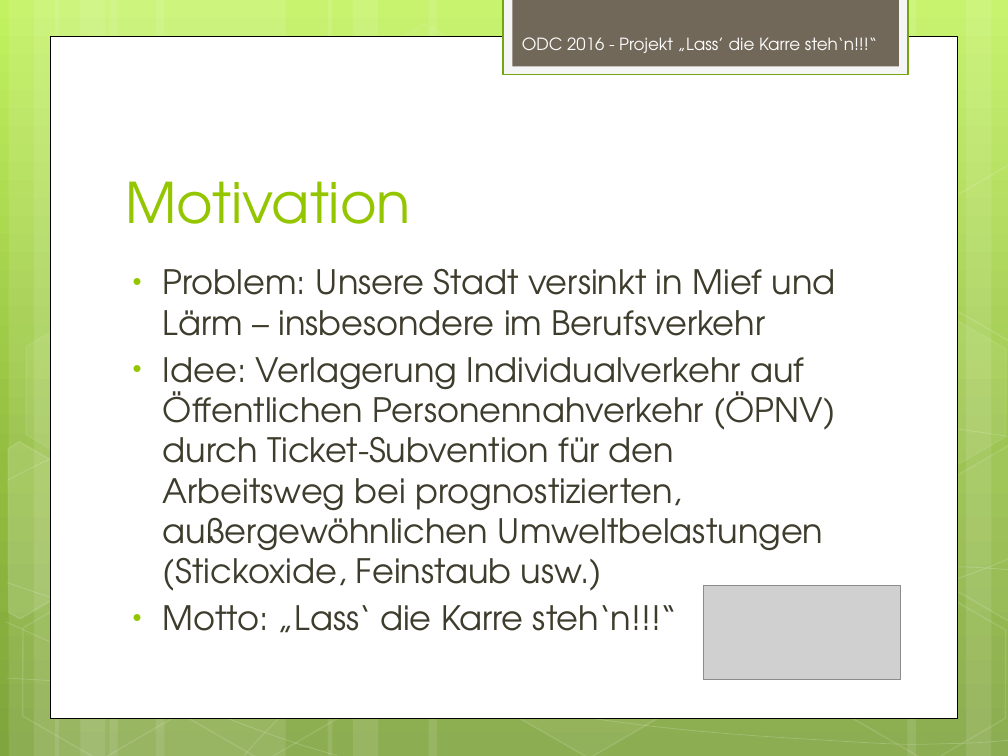
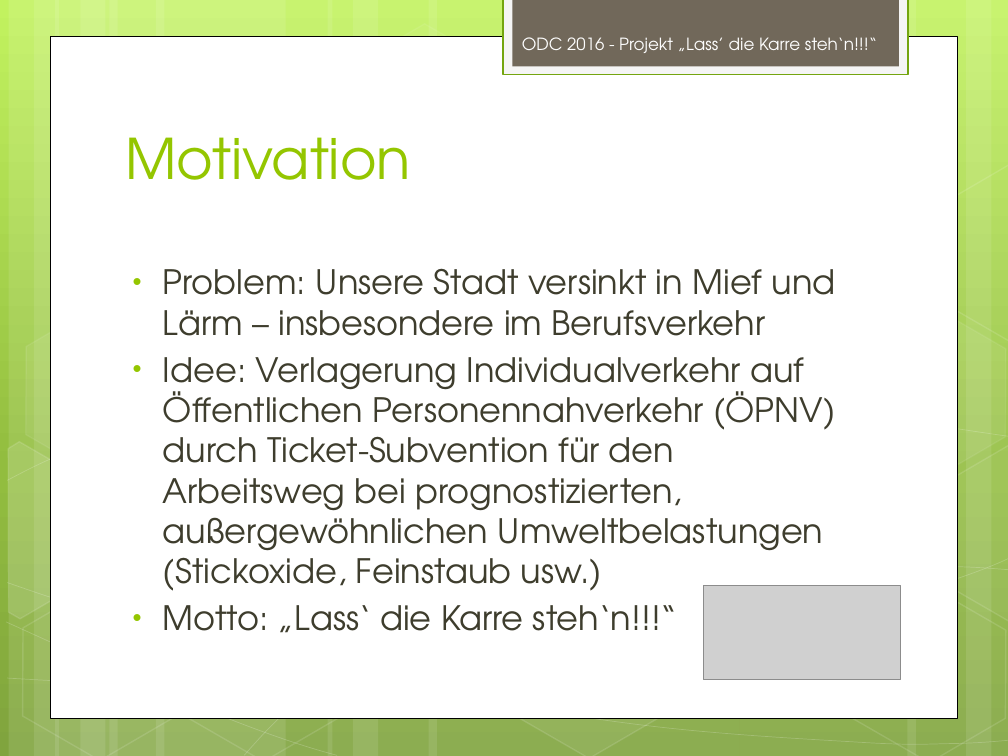
Before and after one commit to frankdressel/open-data-crunch-2016, a slide deck: slide 2 of branding/OpenDataCrunch.pptx. Drawn at 1008x756 pixels with LibreOffice and Linux fonts; fonts in the diff are those of the drawing; grey boxes stand for pictures. Boxes give left, top, right and bottom in pixels: in the first picture for what was removed or moved away, otherwise in the second. Text is boxed around its words. In the diff, an @@ line names an element or a change of style, - is before the commit and + after.

```diff
--- a/branding/OpenDataCrunch.pptx
+++ b/branding/OpenDataCrunch.pptx
@@ title "Motivation" moved from (x1=125, y1=181, x2=411, y2=224) to (x1=125, y1=137, x2=411, y2=180) @@
```
Also in this commit, not shown: 3 other slides changed, 2 slides added, 1 other file.
